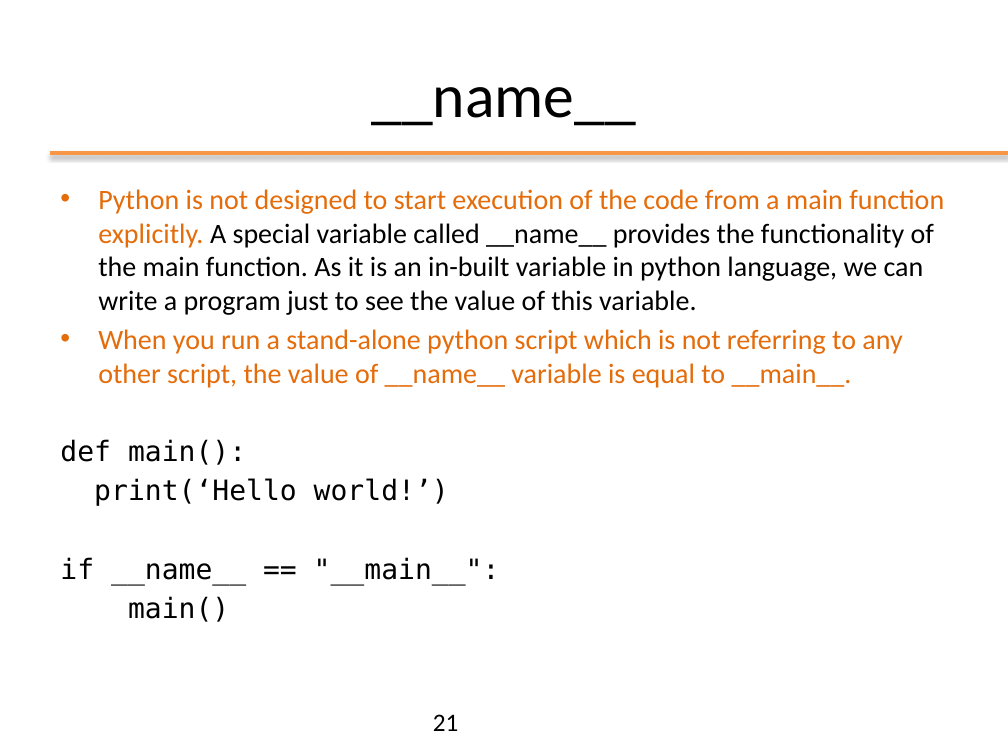
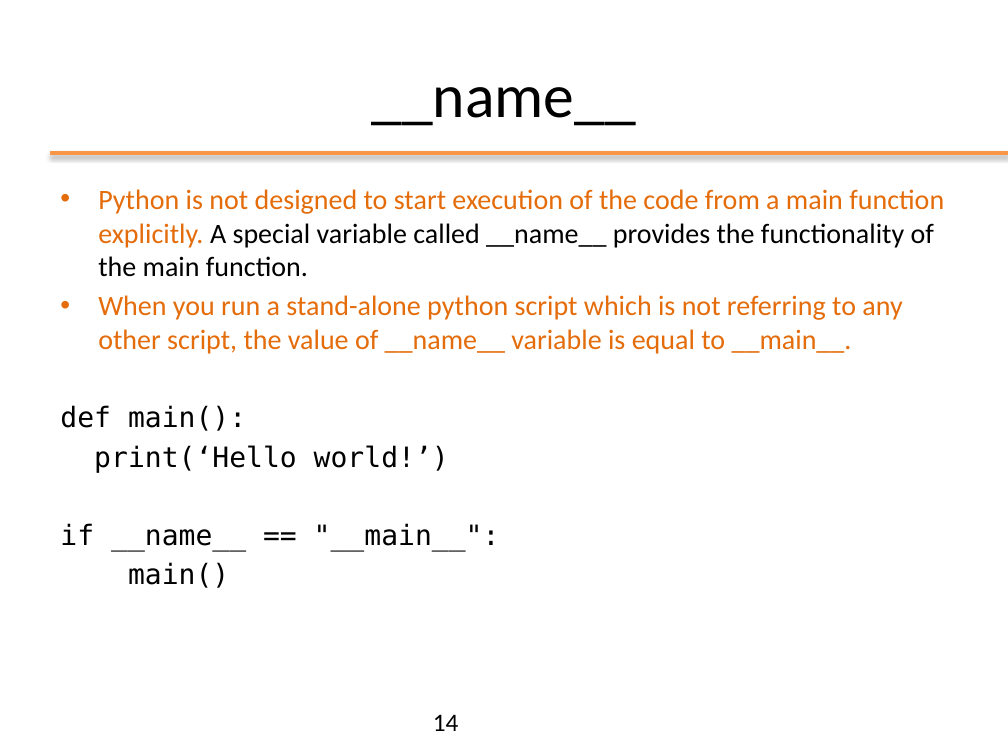
Before and after one commit to nbicocchi/ooprogramming, a slide deck: slide 14 of slides/python/ppt/01 - Python Basics.pptx (slide 21 before the commit). Drawn at 1008x756 pixels with LibreOffice and Linux fonts; fonts in the diff are those of the drawing. Boxes give left, top, right and bottom in pixels: in the first picture for what was removed or moved away, otherwise in the second. Text is boxed around its words. In the diff, an @@ line names an element or a change of style, - is before the commit and + after.

```diff
--- a/slides/python/ppt/01 - Python Basics.pptx
+++ b/slides/python/ppt/01 - Python Basics.pptx
@@ text at box(98, 189, 944, 277): text changed; text colour #000000 to #E46C0A @@
-• Python is not designed to start execution of the code from a main function explicitly. A special variable called __name__ provides the functionality of the main function. As it is an in-built variable in python language, we can write a program just to see the value of this variable.
+• Python is not designed to start execution of the code from a main function explicitly. A special variable called __name__ provides the functionality of the main function.
@@ page number at box(433, 714, 459, 731): text changed @@
-21
+14
```
Also in this commit, not shown: 12 other slides changed, 8 slides added, 6 slides removed, 3 other files.
